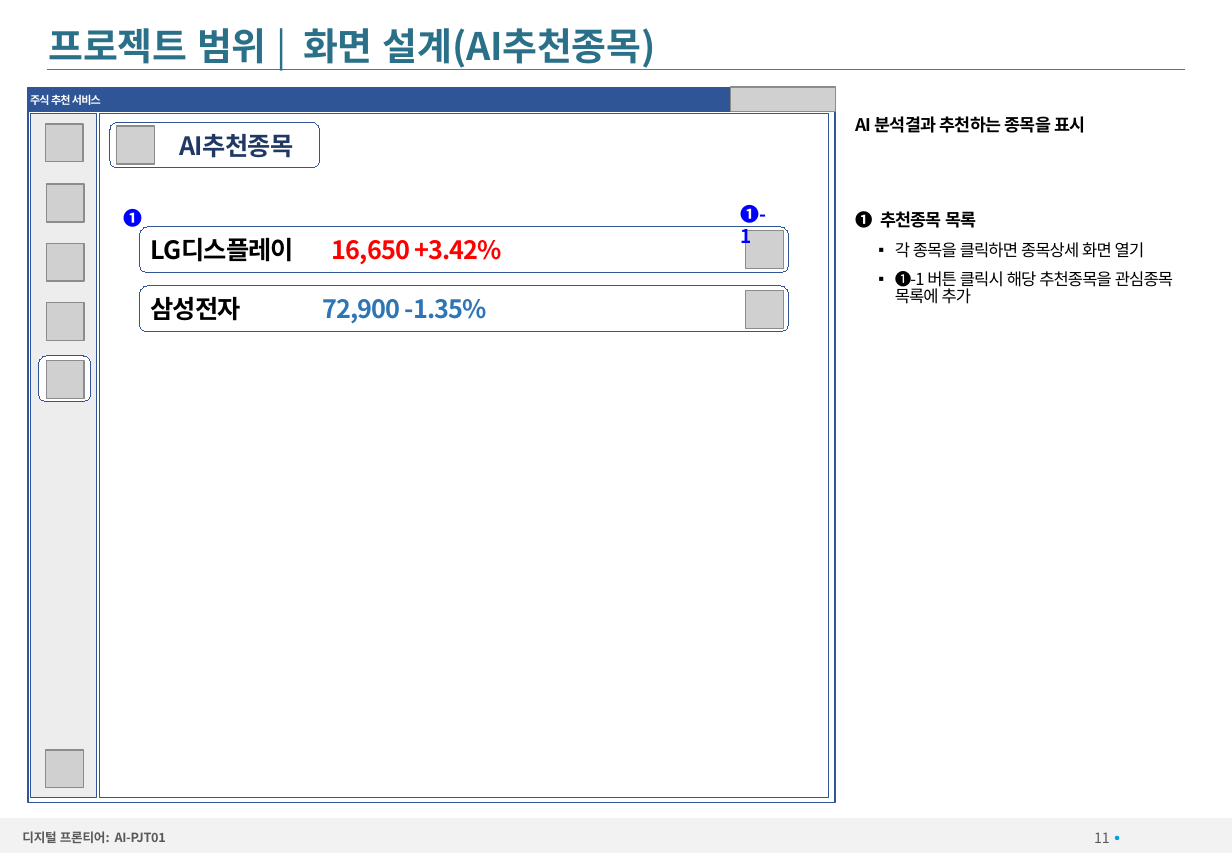
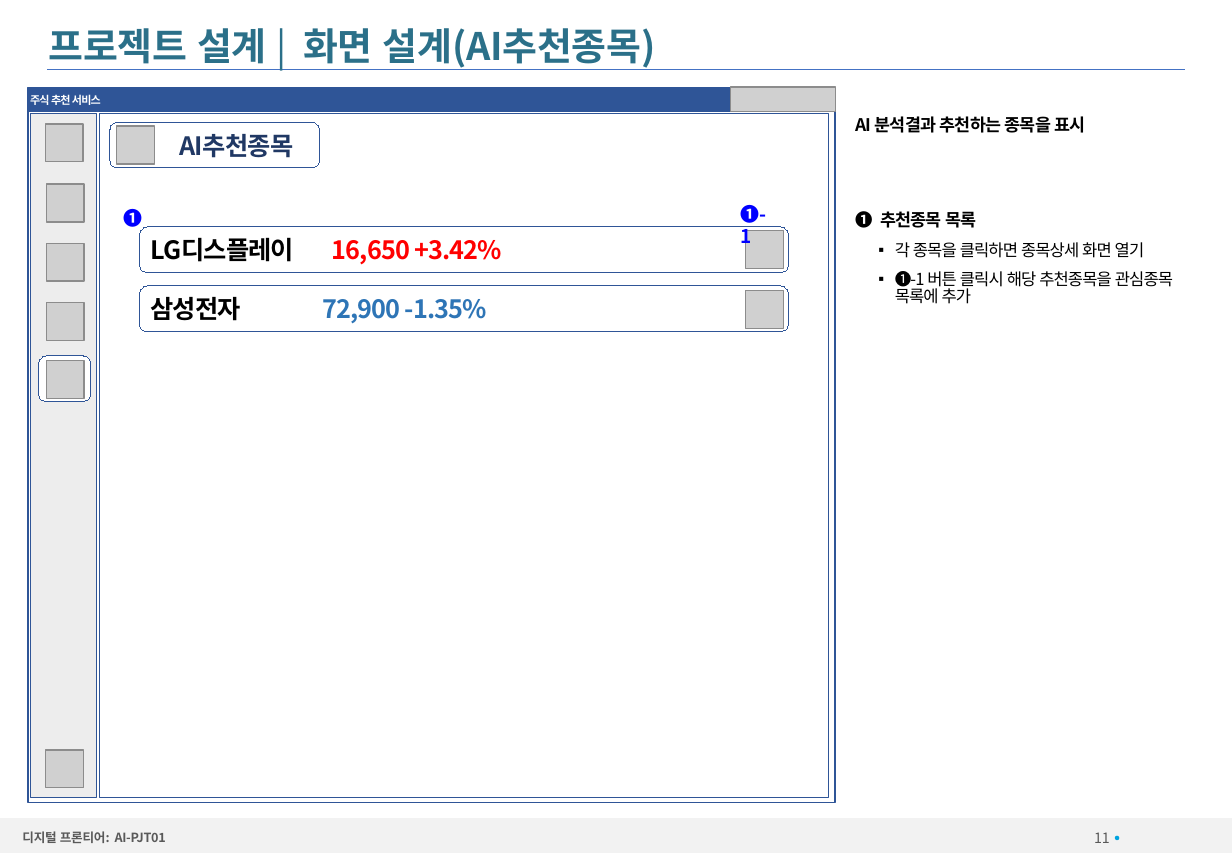
Before and after one commit to chaegon/DigitalFrontier, a slide deck: slide 11 of 산출물/00.보고서/AI3팀_펀더멘탈 분석을 통한 주식 추천 서비스_착수보고서.pptx. Drawn at 1232x853 pixels with LibreOffice and Linux fonts; fonts in the diff are those of the drawing; grey boxes stand for pictures; background and template pictures are left out. Boxes give left, top, right and bottom in pixels: in the first picture for what was removed or moved away, otherwise in the second. Text is boxed around its words. In the diff, an @@ line names an element or a change of style, - is before the commit and + after.

```diff
--- a/산출물/00.보고서/AI3팀_펀더멘탈 분석을 통한 주식 추천 서비스_착수보고서.pptx
+++ b/산출물/00.보고서/AI3팀_펀더멘탈 분석을 통한 주식 추천 서비스_착수보고서.pptx
@@ title at (x1=49, y1=28, x2=656, y2=70): text changed @@
-프로젝트 범위 | 화면 설계(AI추천종목)
+프로젝트 설계 | 화면 설계(AI추천종목)
```
Also in this commit, not shown: 11 other slides changed, 1 other file.
